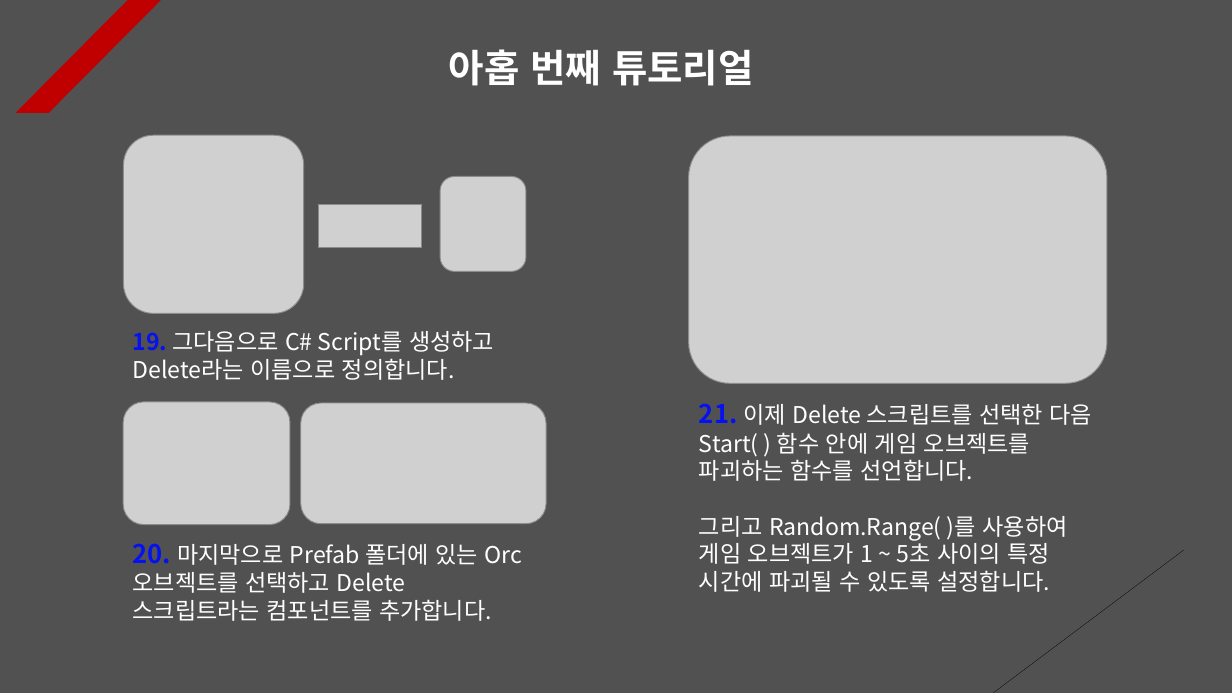
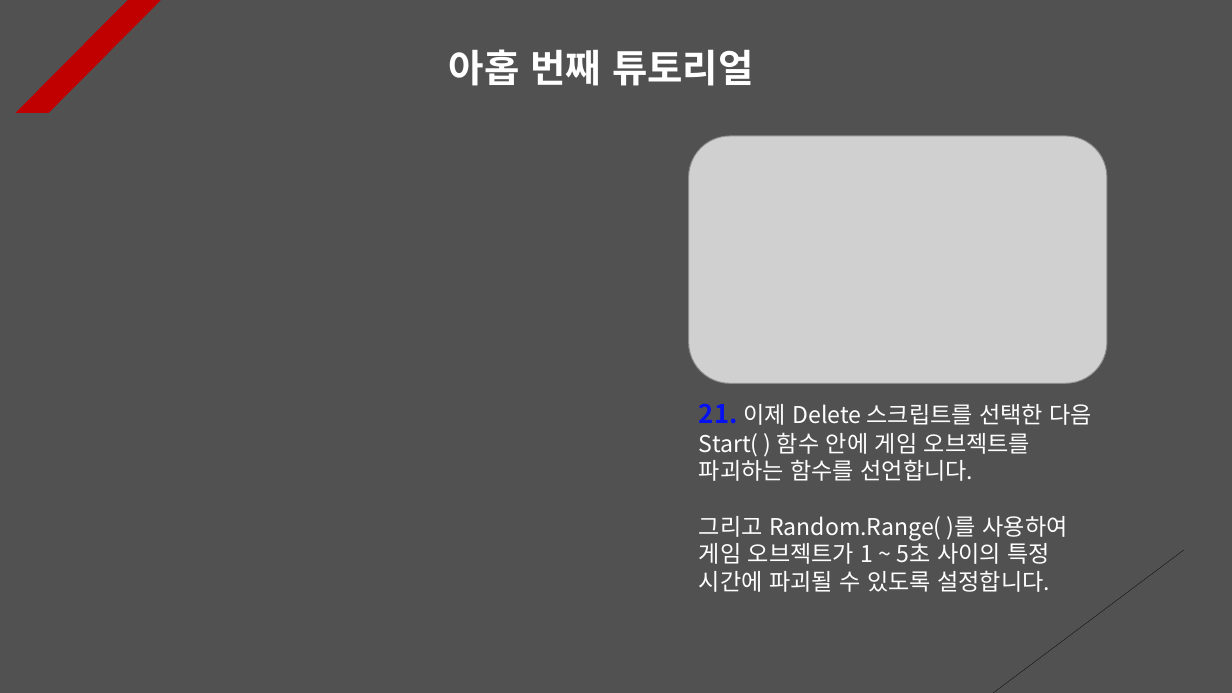
Before and after one commit to Unity2033/3D-UnityEngine, a slide deck: slide 9 of Assets/Class/Instantiate & Destroy/PPT Data/Instatiate and Destroy Example.pptx. Drawn at 1232x693 pixels with LibreOffice and Linux fonts; fonts in the diff are those of the drawing; grey boxes stand for pictures. Boxes give left, top, right and bottom in pixels: in the first picture for what was removed or moved away, otherwise in the second. Text is boxed around its words. In the diff, an @@ line names an element or a change of style, - is before the commit and + after.

```diff
--- a/Assets/Class/Instantiate & Destroy/PPT Data/Instatiate and Destroy Example.pptx
+++ b/Assets/Class/Instantiate & Destroy/PPT Data/Instatiate and Destroy Example.pptx
@@ picture removed at [124, 135, 304, 313] @@
@@ picture removed at [440, 177, 526, 272] @@
@@ picture removed at [319, 204, 422, 248] @@
@@ text removed at [133, 331, 494, 380] @@
-19. 그다음으로 C# Script를 생성하고 Delete라는 이름으로 정의합니다.
@@ picture removed at [123, 402, 289, 525] @@
@@ picture removed at [300, 403, 546, 524] @@
@@ text removed at [133, 543, 523, 621] @@
-20. 마지막으로 Prefab 폴더에 있는 Orc 오브젝트를 선택하고 Delete 스크립트라는 컴포넌트를 추가합니다.
```
Also in this commit, not shown: 8 other slides changed, 1 slide added, 2 slides removed, 25 other files.
